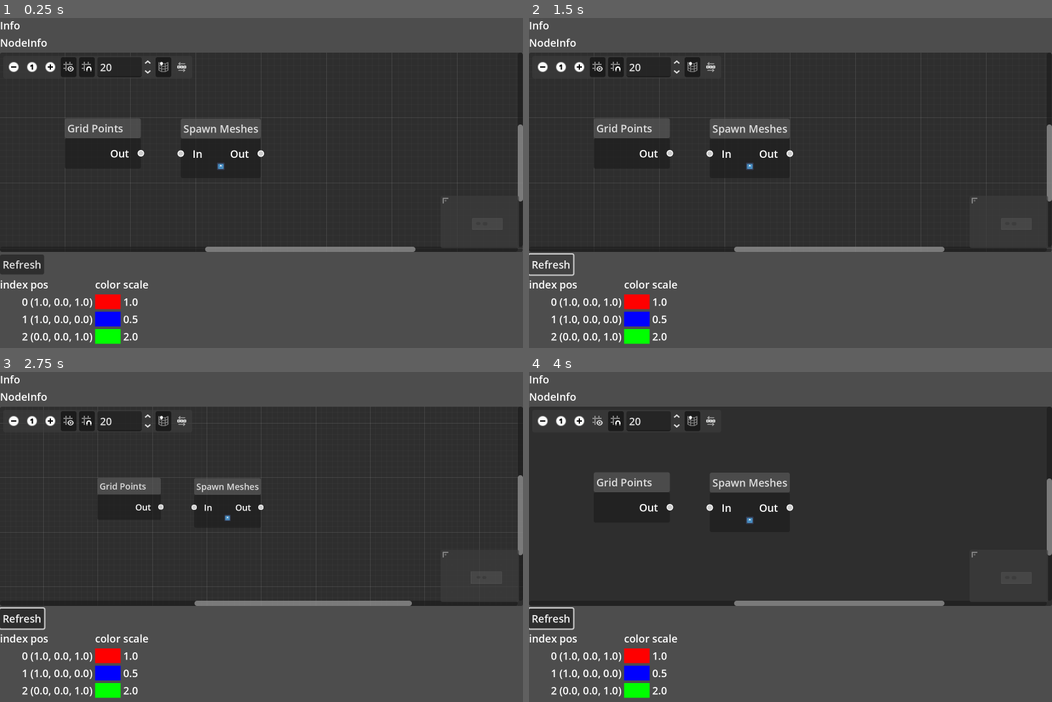
Above: before the commit, frames 1-4 (two rows, left to right).
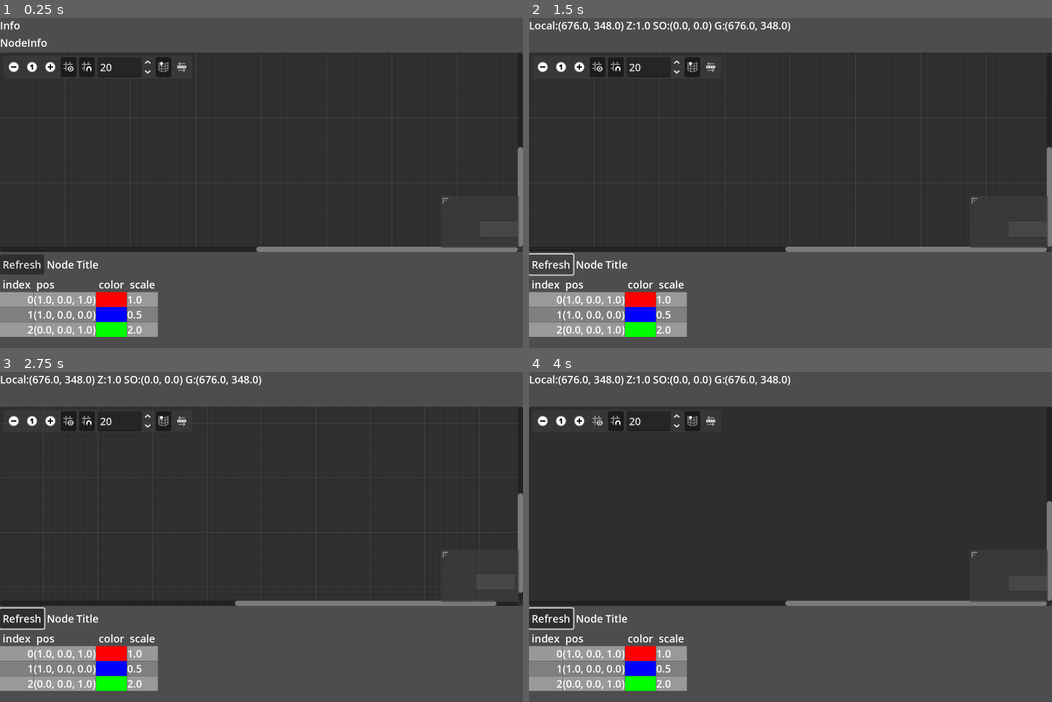
Above: after the commit, the same moments.

Repository: yabadabu/godot_flow
Game: Godot game, scene res://flow_root.tscn
Two runs of this game, one before a commit and one after it. Both use one fixed random seed, a clock stepped at 60 frames per second and the inputs below. The engine's default icon, where the game draws it, is replaced by a stand-in: a white triangle on a blue panel in a dark square.
Inputs (mouse positions are in pixels of both pictures, inside the frame that each line leads up to):
- Up to frame 1 (0.25 s): no input
- Up to frame 2 (1.5 s): click (748, 166) at 0.52 s; click "Refresh" at 1.25 s
- Up to frame 3 (2.75 s): click (15, 421) at 2 s
- Up to frame 4 (4 s): click (581, 421) at 2.75 s; click (596, 421) at 3.5 s

The runs differ from the first frame. In frame 1, 6.9% of the frame differs, in the area x 0-100%, y 30-99%; in frame 2, 7.5%, in the area x 0-100%, y 0-99%; in frame 3, 6.8%; in frame 4, 7.5%.

Commit message:
Nodes are now scripts instead of scenes

Diff:
--- a/data_inspector.gd
+++ b/data_inspector.gd
@@ -14,6 +14,21 @@
 	[ Vector3(0,0,1), Color.GREEN, 2.0 ],
 ]
 
+var node : FlowNodeBase
+
+func setNode( new_node : FlowNodeBase ):
+	# If there was already one active... disabled it
+	if node:
+		%LabelTitle.text = "..."
+		node.inspect_enabled = false
+
+	if node != new_node and new_node:
+		%LabelTitle.text = new_node.get_title()
+		new_node.inspect_enabled = true
+		node = new_node
+	else:
+		node = null
+
 func addLabel( gc : GridContainer, str_data : String ):
 	var c = Label.new()
 	c.text = str_data
@@ -28,35 +43,49 @@
 	return c
 
 func refresh():
-	var gc : GridContainer = %GridContainer
+	var gc : GridContainer = find_child( "GridContainer")
+	if not gc:
+		return
 	gc.columns = 3 + 1
+
 	for i in range( 0, gc.get_child_count() ):
 		gc.remove_child( gc.get_child( gc.get_child_count() - 1 ))
 
 	# add titles
 	for title in titles:
-		addLabel( gc, title )
+		addLabel( gc, " %s " % title )
+
+	# Background color (zebra striping)
+	var styleA = StyleBoxFlat.new()
+	styleA.bg_color = Color(0.5, 0.5, 0.5)
+	var styleB = StyleBoxFlat.new()
+	styleB.bg_color = styleA.bg_color + Color( 0.1, 0.1, 0.1 )
 
 	# add data
-	var idx = 0
+	var row_idx = 0
 	for row in datas:
 
-		var cidx = addLabel( gc, str(idx))
+		var cidx = addLabel( gc, str(row_idx))
 		cidx.horizontal_alignment = HORIZONTAL_ALIGNMENT_RIGHT
+		cidx.add_theme_stylebox_override( "normal", styleA if (row_idx % 2) else styleB )
 
 		var col_idx = 0
 		for cell in row:
+			var c;
 			var data_type = col_types[ col_idx + 1 ]
 			if data_type == "int":
-				var c = addLabel( gc, str(cell) ) as Label
+				c = addLabel( gc, str(cell) ) as Label
 				c.horizontal_alignment = HORIZONTAL_ALIGNMENT_RIGHT
 			elif data_type == "color":
-				addColor( gc, cell )
+				c = addColor( gc, cell )
 			else:
-				addLabel( gc, str(cell) )
+				c = addLabel( gc, str(cell) )
+
+			if c is Label:
+				c.add_theme_stylebox_override( "normal", styleA if (row_idx % 2) else styleB )
 
 			col_idx += 1
-		idx += 1
+		row_idx += 1
 
 func _ready():
 	refresh()
--- a/data_inspector.tscn
+++ b/data_inspector.tscn
@@ -10,6 +10,7 @@
 grow_horizontal = 2
 grow_vertical = 2
 script = ExtResource("1_h15u6")
+data_ex = 1
 
 [node name="VBoxContainer" type="VBoxContainer" parent="."]
 layout_mode = 1
@@ -26,9 +27,16 @@
 layout_mode = 2
 text = "Refresh"
 
+[node name="LabelTitle" type="Label" parent="VBoxContainer/HBoxContainer"]
+unique_name_in_owner = true
+layout_mode = 2
+text = "Node Title"
+
 [node name="GridContainer" type="GridContainer" parent="VBoxContainer"]
 unique_name_in_owner = true
 layout_mode = 2
+theme_override_constants/h_separation = 1
+theme_override_constants/v_separation = 1
 columns = 4
 
 [connection signal="pressed" from="VBoxContainer/HBoxContainer/BtnRefresh" to="." method="_on_btn_refresh_pressed"]
--- a/flow_node_base.gd
+++ b/flow_node_base.gd
@@ -5,9 +5,21 @@
 	EXTENDS,
 	ABSOLUTE,
 }
-@export var debug_enabled : bool = false
+@export var debug_enabled : bool = false :
+	set(new_value):
+		debug_enabled = new_value
+		refreshDebugMark()
+
+@export var inspect_enabled : bool = false :
+	set(new_value):
+		inspect_enabled = new_value
+		refreshInspectMark()
+
 @export var debug_mode : eMode = eMode.EXTENDS
 @export var debug_scale : float = 1.0
+
+@onready var control_inspect = %InspectMark
+@onready var control_debug = %DebugMark
 
 	#func _init(new_lat: float, new_lon:float):
 		#lat = new_lat
@@ -18,12 +30,20 @@
 var inputs = []
 var outputs = []
 
+func _ready():
+	refreshInspectMark()
+	refreshDebugMark()
+	pass
+
 func set_output( idx : int, data : Array ):
 	if idx + 1 < outputs.size():
 		outputs.resize( idx + 1 )
 	outputs[ idx ] = data
 
-#func get_input( idx : int ):
-	#if idx + 1 < inputs.size():
-		#return null
-	#return inputs[ idx ]
+func refreshDebugMark():
+	if control_debug:
+		control_debug.visible = debug_enabled
+
+func refreshInspectMark():
+	if control_inspect:
+		control_inspect.visible = inspect_enabled
--- /dev/null
+++ b/flow_node_base.tscn
@@ -0,0 +1,77 @@
+[gd_scene load_steps=2 format=3 uid="uid://bnbhxhwqoqbj1"]
+
+[ext_resource type="Script" uid="uid://4epcqfovpgk7" path="res://flow_node_base.gd" id="1_o2v65"]
+
+[node name="FlowNodeBase" type="GraphNode"]
+visible = false
+offset_right = 148.0
+offset_bottom = 158.0
+title = "Title"
+slot/0/left_enabled = false
+slot/0/left_type = 0
+slot/0/left_color = Color(1, 1, 1, 1)
+slot/0/left_icon = null
+slot/0/right_enabled = false
+slot/0/right_type = 0
+slot/0/right_color = Color(1, 1, 1, 1)
+slot/0/right_icon = null
+slot/0/draw_stylebox = true
+slot/1/left_enabled = true
+slot/1/left_type = 0
+slot/1/left_color = Color(1, 1, 1, 1)
+slot/1/left_icon = null
+slot/1/right_enabled = true
+slot/1/right_type = 0
+slot/1/right_color = Color(1, 1, 1, 1)
+slot/1/right_icon = null
+slot/1/draw_stylebox = true
+script = ExtResource("1_o2v65")
+
+[node name="HBoxContainer" type="HBoxContainer" parent="."]
+layout_mode = 2
+
+[node name="Control" type="Control" parent="HBoxContainer"]
+layout_mode = 2
+
+[node name="InspectMark" type="ColorRect" parent="HBoxContainer/Control"]
+unique_name_in_owner = true
+custom_minimum_size = Vector2(32, 32)
+layout_mode = 2
+offset_left = -50.0
+offset_top = -101.0
+offset_right = -18.0
+offset_bottom = -69.0
+size_flags_horizontal = 0
+color = Color(1, 1, 0, 1)
+
+[node name="Control2" type="Control" parent="HBoxContainer"]
+layout_mode = 2
+size_flags_horizontal = 10
+
+[node name="DebugMark" type="ColorRect" parent="HBoxContainer/Control2"]
+unique_name_in_owner = true
+custom_minimum_size = Vector2(32, 32)
+layout_mode = 2
+offset_left = 19.0
+offset_top = -100.0
+offset_right = 51.0
+offset_bottom = -68.0
+size_flags_horizontal = 0
+color = Color(0, 1, 1, 1)
+
+[node name="HBoxContainer2" type="HBoxContainer" parent="."]
+layout_mode = 2
+
+[node name="LabelIn" type="Label" parent="HBoxContainer2"]
+layout_mode = 2
+text = "In"
+
+[node name="Spacer" type="Control" parent="HBoxContainer2"]
+custom_minimum_size = Vector2(32, 0)
+layout_mode = 2
+size_flags_horizontal = 3
+
+[node name="LabelOut" type="Label" parent="HBoxContainer2"]
+layout_mode = 2
+text = "Out"
+horizontal_alignment = 2
--- /dev/null
+++ b/flow_nodes/spawn_meshes.gd
@@ -0,0 +1,10 @@
+extends FlowNodeBase
+
+@export var value : float = 2.0
+
+func getTitle() -> String:
+	return "Spawn Meshes"
+
+func execute( ):
+	var output = []
+	set_output( 0, output )
--- a/flow_nodes/spawn_meshes.tscn
+++ /dev/null
@@ -1,51 +0,0 @@
-[gd_scene load_steps=2 format=3 uid="uid://6m3tf1go1488"]
-
-[ext_resource type="Texture2D" uid="uid://d2hg4bxm2gqij" path="res://icon.svg" id="1_yvmqs"]
-
-[node name="Grid" type="GraphNode"]
-offset_right = 193.0
-offset_bottom = 78.0
-title = "Spawn Meshes"
-slot/0/left_enabled = true
-slot/0/left_type = 0
-slot/0/left_color = Color(1, 1, 1, 1)
-slot/0/left_icon = null
-slot/0/right_enabled = true
-slot/0/right_type = 0
-slot/0/right_color = Color(1, 1, 1, 1)
-slot/0/right_icon = null
-slot/0/draw_stylebox = true
-slot/1/left_enabled = false
-slot/1/left_type = 0
-slot/1/left_color = Color(1, 1, 1, 1)
-slot/1/left_icon = null
-slot/1/right_enabled = false
-slot/1/right_type = 0
-slot/1/right_color = Color(1, 1, 1, 1)
-slot/1/right_icon = null
-slot/1/draw_stylebox = true
-
-[node name="HBoxContainer" type="HBoxContainer" parent="."]
-layout_mode = 2
-
-[node name="LabelLeft" type="Label" parent="HBoxContainer"]
-layout_mode = 2
-size_flags_horizontal = 3
-text = "In"
-
-[node name="Control" type="Control" parent="HBoxContainer"]
-custom_minimum_size = Vector2(40, 0)
-layout_mode = 2
-
-[node name="LabelRight" type="Label" parent="HBoxContainer"]
-layout_mode = 2
-size_flags_horizontal = 3
-text = "Out"
-horizontal_alignment = 2
-
-[node name="TextureButton" type="TextureButton" parent="."]
-custom_minimum_size = Vector2(24, 24)
-layout_mode = 2
-texture_normal = ExtResource("1_yvmqs")
-ignore_texture_size = true
-stretch_mode = 5
--- a/flow_root.gd
+++ b/flow_root.gd
@@ -3,8 +3,11 @@
 @onready var gedit : GraphEdit = %GraphEdit
 @onready var info : Label = %LabelInfo
 @onready var node_info : Label = %LabelNodeInfo
+@onready var data_inspector = %DataInspector
 
 var comment_padding = Vector2( 40, 40 )
+
+var packed_node = preload("res://flow_node_base.tscn")
 
 var local_drop_position : Vector2 = Vector2(0,0)
 var auto_connect_from_node : String
@@ -27,6 +30,7 @@
 
 func _ready():
 	#gedit.theme.ac = Color( 1, 0.5, 0.5 );
+	gedit.connection_lines_thickness = 2.0
 	var pm = %PopupMenu as PopupMenu
 	for key in node_types.keys():
 		var label = node_types[ key ]
@@ -103,25 +107,25 @@
 	return ( gedit.scroll_offset + local_coords ) / gedit.zoom
 
 func addNode( node_name ):
-	var uri = "res://flow_nodes/%s.tscn" % node_name
+
+	var node = packed_node.instantiate() as GraphNode
+	var logic_uri = "res://flow_nodes/%s.gd" % node_name
 
 	# Check if file exists first
-	if not ResourceLoader.exists(uri):
-		push_error("Error: Scene file does not exist at ", uri)
+	if not ResourceLoader.exists(logic_uri):
+		push_error("Error: Logic file does not exist at ", logic_uri)
 		return null
 
-	var scene = load( uri ) as PackedScene
-	if not scene:
-		push_error("Error: Scene file failed to load ", uri)
+	var logic = load( logic_uri ) as Script
+	if not logic:
+		push_error("Error: Scene file failed to load ", logic_uri)
 		return null
 
-	var node = scene.instantiate() as GraphNode
-	if not node:
-		push_error("Error: Scene file should contain a GraphNode ", uri)
-		return null
+	node.set_script(logic)
 
 	node.name = getNewName()
 	node.position_offset = localToGraphCoords(local_drop_position)
+	node.title = node.getTitle()
 	#node.size.x = 400
 	gedit.add_child(node)
 
@@ -136,6 +140,7 @@
 	for prev_node in getSelectedNodes():
 		prev_node.selected = false
 	node.selected = true
+	node.visible = true
 
 # ------------------------------------------------
 func _on_graph_edit_gui_input(event):
@@ -153,10 +158,26 @@
 		var key = evt_key.keycode
 		if key == KEY_X:
 			deleteSelectedNodes()
-		if key == KEY_A:
+		elif key == KEY_A:
 			openAddMenu()
-		if key == KEY_C:
+		elif key == KEY_C:
 			addComment()
+		elif key == KEY_D:
+			toggleDebug()
+		elif key == KEY_E:
+			toggleInspection()
+
+func toggleDebug():
+	var nodes = getSelectedNodes()
+	for n in nodes:
+		n.debug_enabled = !n.debug_enabled
+
+func toggleInspection():
+	var nodes = getSelectedNodes()
+	if nodes.size() != 1:
+		data_inspector.setNode( null )
+		return
+	data_inspector.setNode( nodes[0] )
 
 func addComment():
 	var nodes = getSelectedNodes()
--- a/flow_root.tscn
+++ b/flow_root.tscn
@@ -1,9 +1,6 @@
-[gd_scene load_steps=6 format=3 uid="uid://bl8p4bid734wo"]
+[gd_scene load_steps=3 format=3 uid="uid://bl8p4bid734wo"]
 
 [ext_resource type="Script" uid="uid://rhc2whb7j6tt" path="res://flow_root.gd" id="1_lpoe1"]
-[ext_resource type="PackedScene" uid="uid://3bdcpg54ctoy" path="res://flow_nodes/grid.tscn" id="2_lsii6"]
-[ext_resource type="PackedScene" uid="uid://6m3tf1go1488" path="res://flow_nodes/spawn_meshes.tscn" id="3_w15im"]
-[ext_resource type="Script" uid="uid://4epcqfovpgk7" path="res://flow_node_base.gd" id="4_u7rqg"]
 [ext_resource type="PackedScene" uid="uid://dpoyi7gu03i7v" path="res://data_inspector.tscn" id="5_u7rqg"]
 
 [node name="FlowRoot" type="Control"]
@@ -44,29 +41,10 @@
 theme_override_colors/activity = Color(1, 0.501961, 0.25098, 1)
 connection_lines_thickness = 3.0
 
-[node name="Grid" parent="VBoxContainer/GraphEdit" instance=ExtResource("2_lsii6")]
-layout_mode = 0
-offset_left = 198.0
-offset_top = 201.0
-offset_right = 431.0
-offset_bottom = 355.0
-mouse_filter = 1
-position_offset = Vector2(198, 201)
-
-[node name="Grid2" parent="VBoxContainer/GraphEdit" instance=ExtResource("3_w15im")]
-layout_mode = 0
-offset_left = 553.0
-offset_top = 202.0
-offset_right = 798.0
-offset_bottom = 384.0
-mouse_filter = 1
-position_offset = Vector2(553, 202)
-script = ExtResource("4_u7rqg")
-
 [node name="DataInspector" parent="VBoxContainer" instance=ExtResource("5_u7rqg")]
+unique_name_in_owner = true
 custom_minimum_size = Vector2(0, 300)
 layout_mode = 2
-data_ex = 1
 
 [node name="PopupMenu" type="PopupMenu" parent="."]
 unique_name_in_owner = true
Not shown: 1 places in flow_nodes/grid.tscn that only renumber resources
Not shown, added: flow_nodes/spawn_meshes.gd.uid
